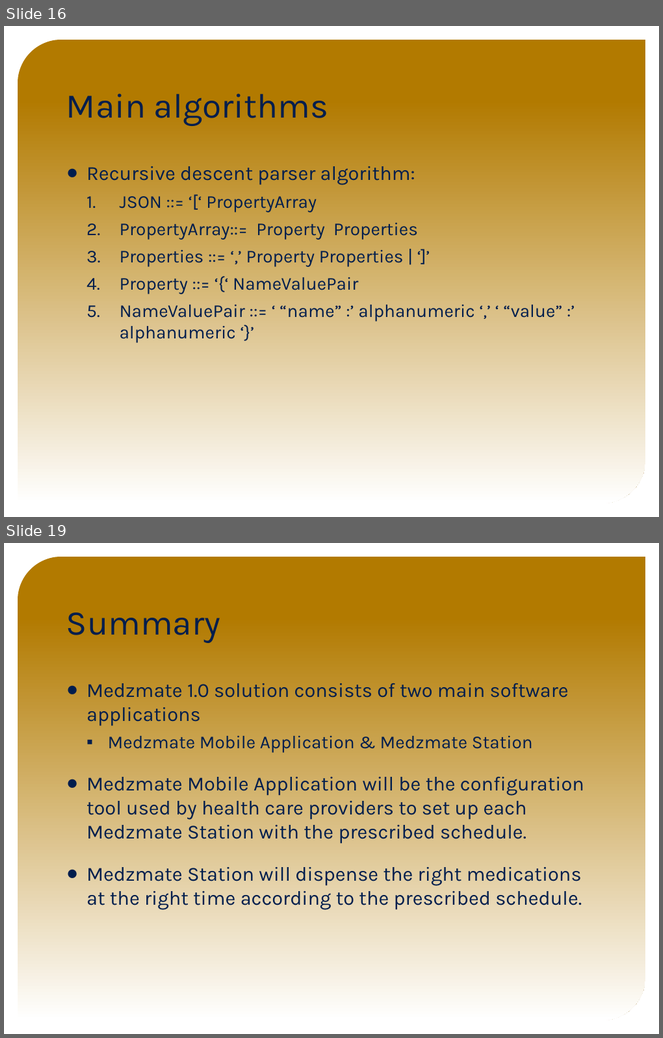
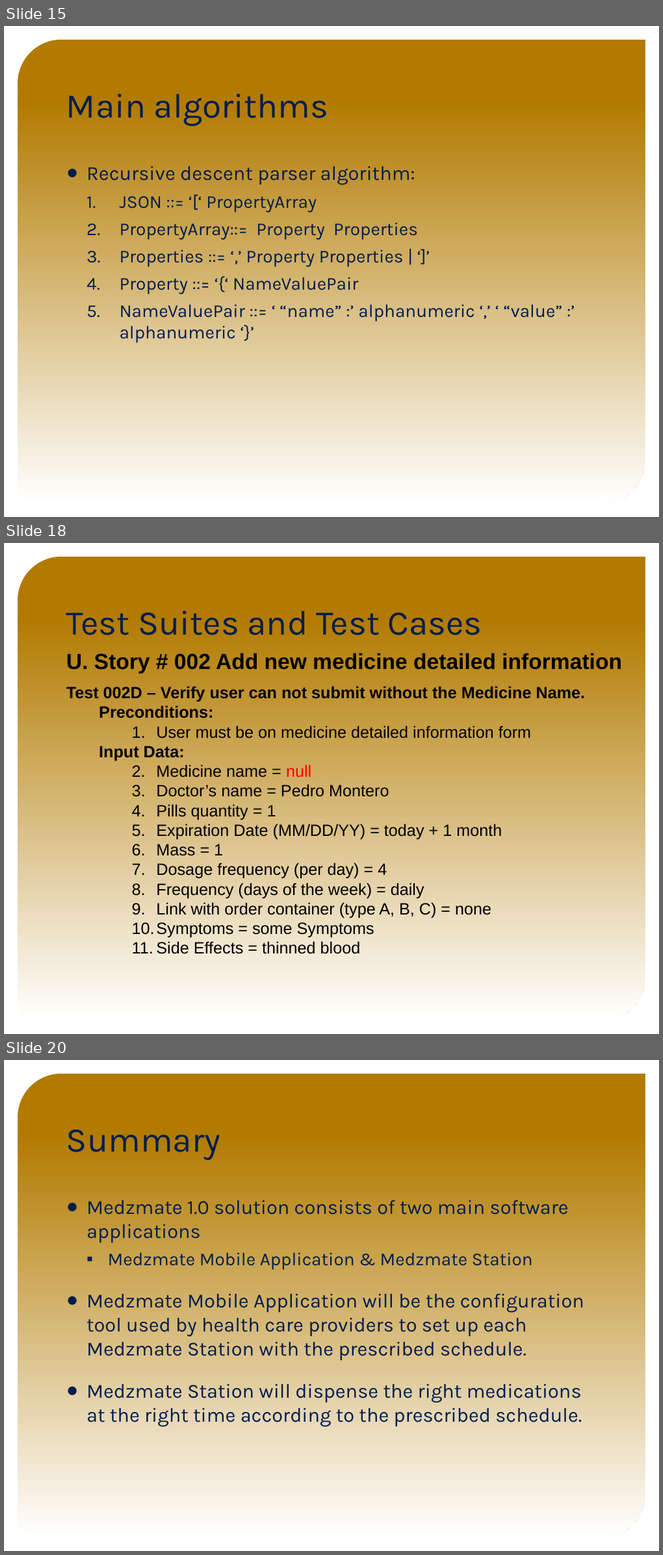
Before and after one commit to FIU-SCIS-Senior-Projects/Medzmate, a slide deck: Presentation Slides/pedro-montero-finalpresentation.pptx. Shown one above the other, each under a label of ours: slides 16 and 19 before the commit, slides 15, 18 and 20 after it; the slides between them are not shown. The pictures are 663x1038 and 663x1555 pixels, drawn with LibreOffice and Linux fonts; fonts in the diff are those of the drawing; background and template pictures are left out. Boxes give left, top, right and bottom in pixels: in the first picture for what was removed or moved away, otherwise in the second. Text is boxed around its words. In the diff, an @@ line names an element or a change of style, - is before the commit and + after.

```diff
--- a/Presentation Slides/pedro-montero-finalpresentation.pptx
+++ b/Presentation Slides/pedro-montero-finalpresentation.pptx
@@ slide 18 added at (4, 543, 659, 1034), background picture (left out); not listed: 1 template element that a slide beside it also shows @@
@@ title added at (66, 611, 482, 635), 38 pt, text #001D4D @@
+Test Suites and Test Cases
@@ text added at (66, 653, 622, 954), 18 pt, text #000000 @@
+U. Story # 002 Add new medicine detailed information
+Test 002D – Verify user can not submit without the Medicine Name.
+  Preconditions:
+    1. User must be on medicine detailed information form
+  Input Data:
+    1. Medicine name = null
+    2. Doctor’s name = Pedro Montero
+    3. Pills quantity = 1
+    4. Expiration Date (MM/DD/YY) = today + 1 month
+    5. Mass = 1
+    6. Dosage frequency (per day) = 4
+    7. Frequency (days of the week) = daily
+    8. Link with order container (type A, B, C) = none
+    9. Symptoms = some Symptoms
+    10. Side Effects = thinned blood
@@ what was slide 16 is now slide 15 @@
@@ what was slide 19 is now slide 20 @@
```
Also in this commit, not shown: 7 slides changed, 1 other slide added, 1 slide removed, 1 other file.
